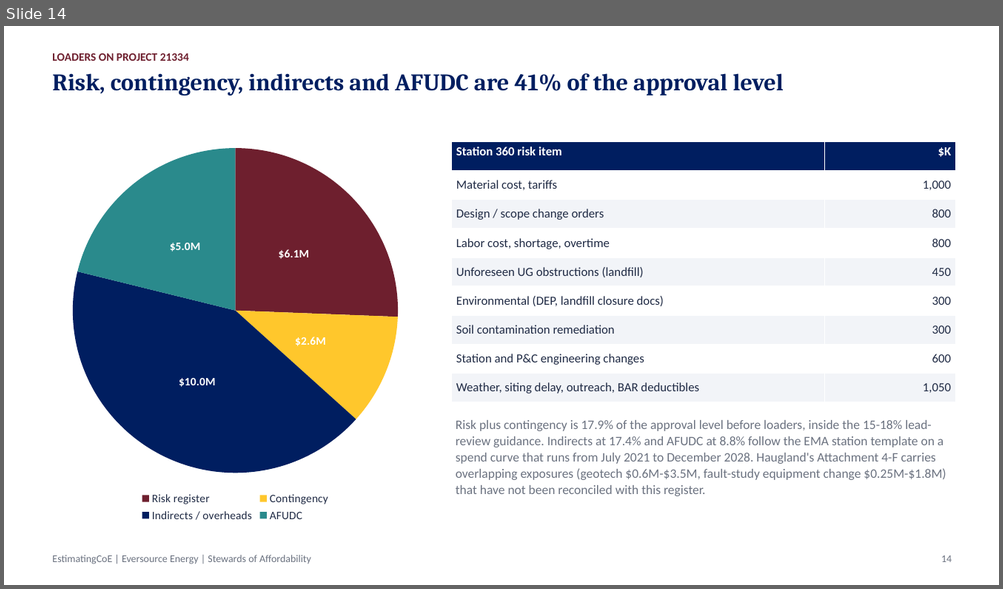
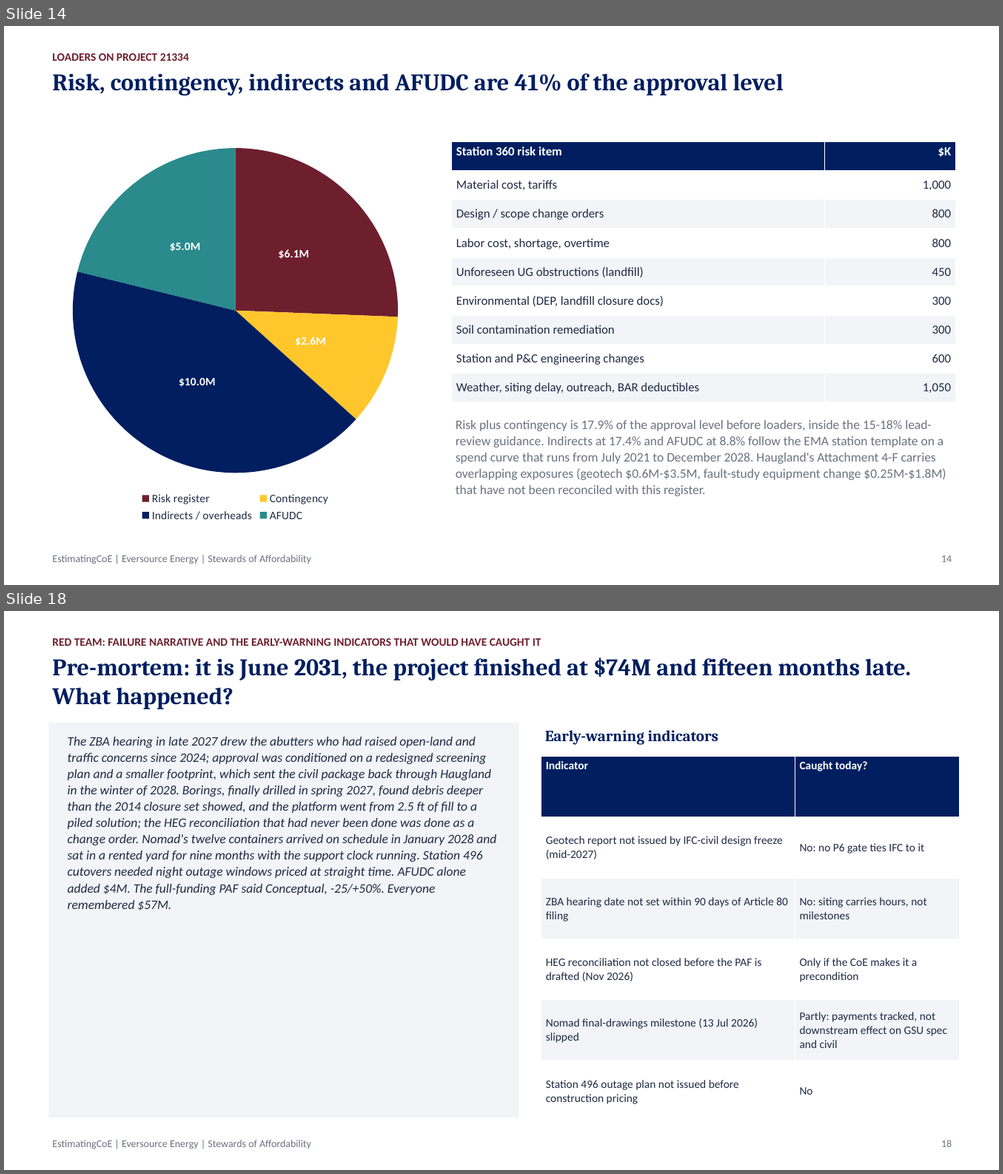
Before and after one commit to gbassaragh/BESS, a slide deck: Hyde Park BESS/6) Cost Analysis Deliverables/Hyde Park BESS - Cost Analysis Deck.pptx. Shown one above the other, each under a label of ours: slide 14 before the commit, slides 14 and 18 after it; the slides between them are not shown. The pictures are 1003x589 and 1003x1174 pixels, drawn with LibreOffice and Linux fonts; fonts in the diff are those of the drawing. Boxes give left, top, right and bottom in pixels: in the first picture for what was removed or moved away, otherwise in the second. Text is boxed around its words. In the diff, an @@ line names an element or a change of style, - is before the commit and + after.

```diff
--- a/Hyde Park BESS/6) Cost Analysis Deliverables/Hyde Park BESS - Cost Analysis Deck.pptx
+++ b/Hyde Park BESS/6) Cost Analysis Deliverables/Hyde Park BESS - Cost Analysis Deck.pptx
@@ slide 18 added at (4, 611, 999, 1170), background #FFFFFF @@
@@ text added at (52, 638, 541, 646), 11 pt, text #6E1F2E, bold @@
+RED TEAM: FAILURE NARRATIVE AND THE EARLY-WARNING INDICATORS THAT WOULD HAVE CAUGHT IT
@@ text added at (52, 658, 910, 709), 23 pt, text #001E60, bold @@
+Pre-mortem: it is June 2031, the project finished at $74M and fifteen months late. What happened?
@@ rectangle added at (48, 723, 519, 1119), fill #F2F4F8 @@
@@ text added at (68, 737, 496, 911), 12.5 pt, text #1F2A44, italic @@
+The ZBA hearing in late 2027 drew the abutters who had raised open-land and traffic concerns since 2024; approval was conditioned on a redesigned screening plan and a smaller footprint, which sent the civil package back through Haugland in the winter of 2028. Borings, finally drilled in spring 2027, found debris deeper than the 2014 closure set showed, and the platform went from 2.5 ft of fill to a piled solution; the HEG reconciliation that had never been done was done as a change order. Nomad's twelve containers arrived on schedule in January 2028 and sat in a rented yard for nine months with the support clock running. Station 496 cutovers needed night outage windows priced at straight time. AFUDC alone added $4M. The full-funding PAF said Conceptual, -25/+50%. Everyone remembered $57M.
@@ text added at (545, 730, 718, 745), 15 pt, text #001E60, bold @@
+Early-warning indicators
@@ table added at (541, 757, 959, 1122), 6 rows, 2 columns @@
+Indicator | Caught today?
+Geotech report not issued by IFC-civil design freeze (mid-2027) | No: no P6 gate ties IFC to it
+ZBA hearing date not set within 90 days of Article 80 filing | No: siting carries hours, not milestones
+HEG reconciliation not closed before the PAF is drafted (Nov 2026) | Only if the CoE makes it a precondition
+Nomad final-drawings milestone (13 Jul 2026) slipped | Partly: payments tracked, not downstream effect on GSU spec and civil
+Station 496 outage plan not issued before construction pricing | No
@@ text added at (52, 1140, 311, 1150), 10 pt, text #6B7280 @@
+EstimatingCoE | Eversource Energy | Stewards of Affordability
@@ text added at (941, 1140, 951, 1147), 10 pt, text #6B7280 @@
+18
```
Also in this commit, not shown: 5 slides changed, 2 other slides added, 12 other files.
